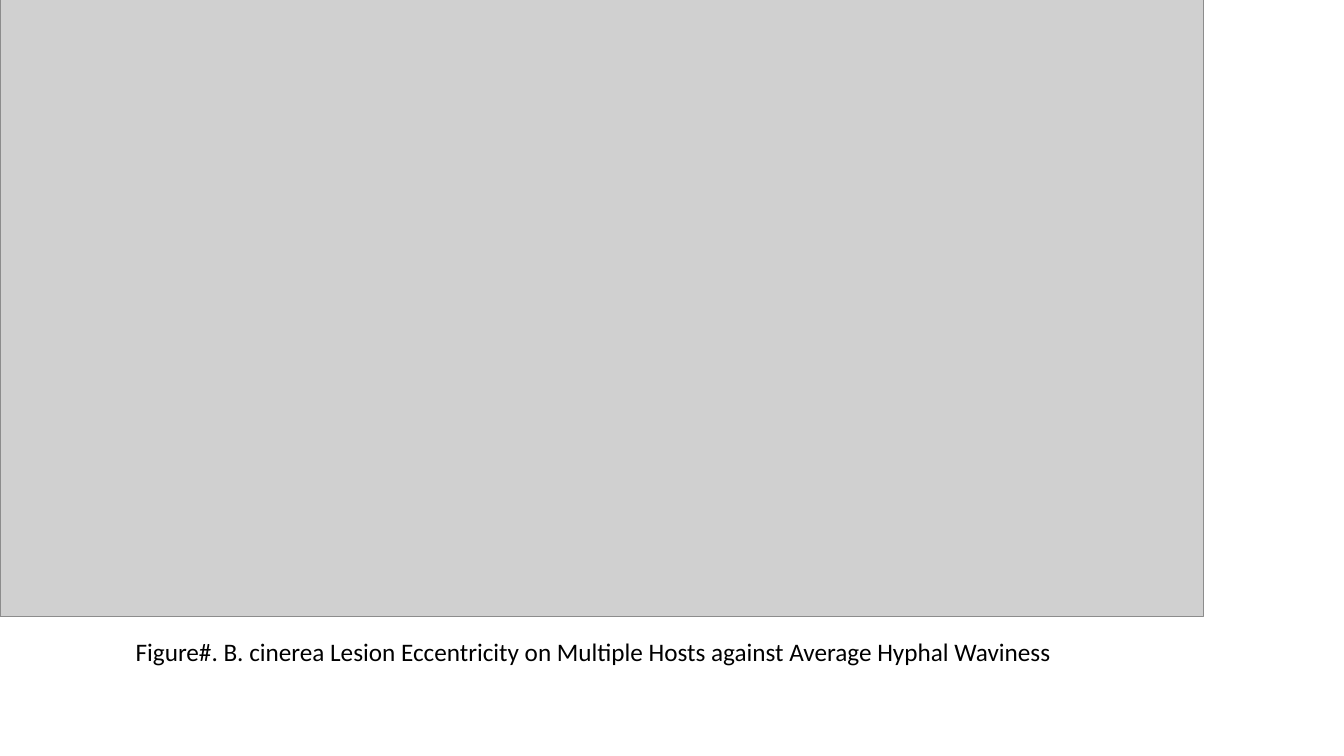
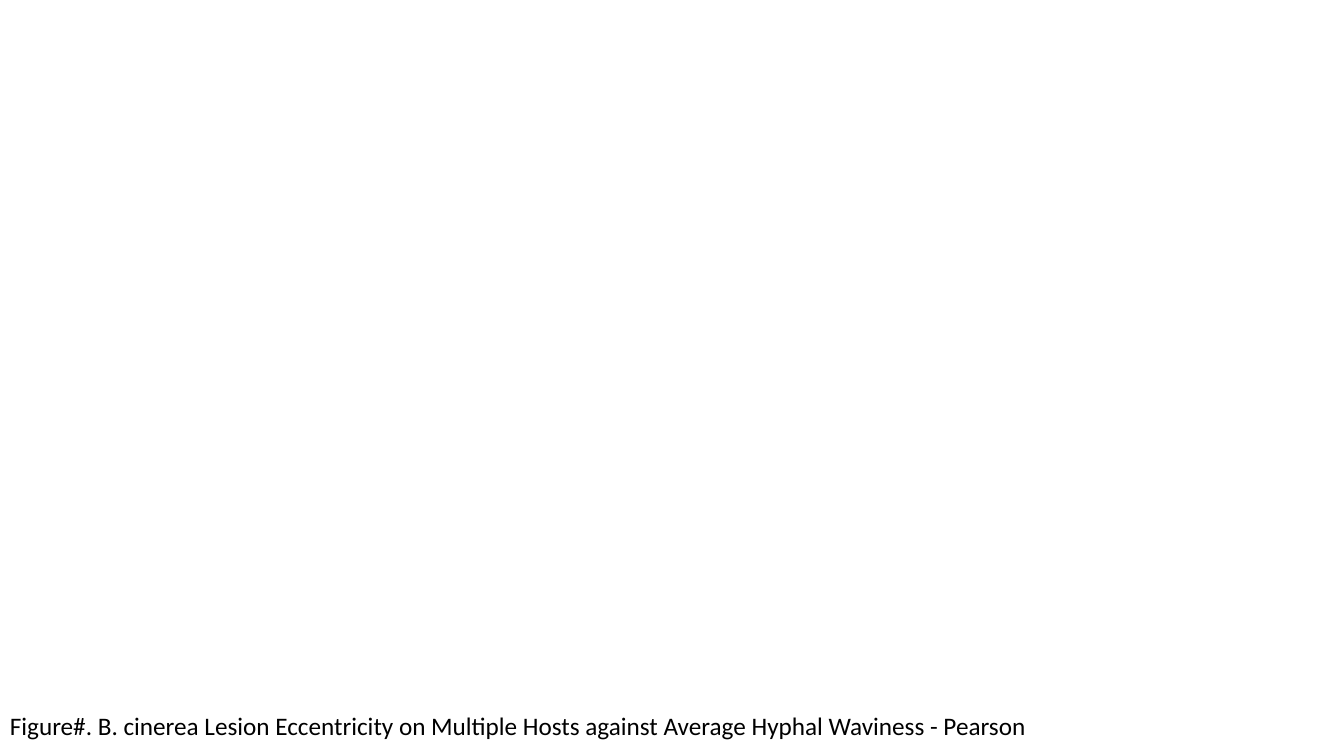
Before and after one commit to JosueVega/Hwaviness, a slide deck: slide 14 of paper/HWavinessGraphs_Figs_Capt.pptx (slide 15 before the commit). Drawn at 1344x756 pixels with LibreOffice and Linux fonts; fonts in the diff are those of the drawing; grey boxes stand for pictures; background and template pictures are left out. Boxes give left, top, right and bottom in pixels: in the first picture for what was removed or moved away, otherwise in the second. Text is boxed around its words. In the diff, an @@ line names an element or a change of style, - is before the commit and + after.

```diff
--- a/paper/HWavinessGraphs_Figs_Capt.pptx
+++ b/paper/HWavinessGraphs_Figs_Capt.pptx
@@ picture removed at bbox=[0, 0, 1204, 617] @@
@@ text at bbox=[10, 717, 1025, 740]: text changed @@
-Figure#. B. cinerea Lesion Eccentricity on Multiple Hosts against Average Hyphal Waviness
+Figure#. B. cinerea Lesion Eccentricity on Multiple Hosts against Average Hyphal Waviness - Pearson
```
Also in this commit, not shown: 3 other slides changed, 5 slides added, 6 slides removed, 7 other files.
